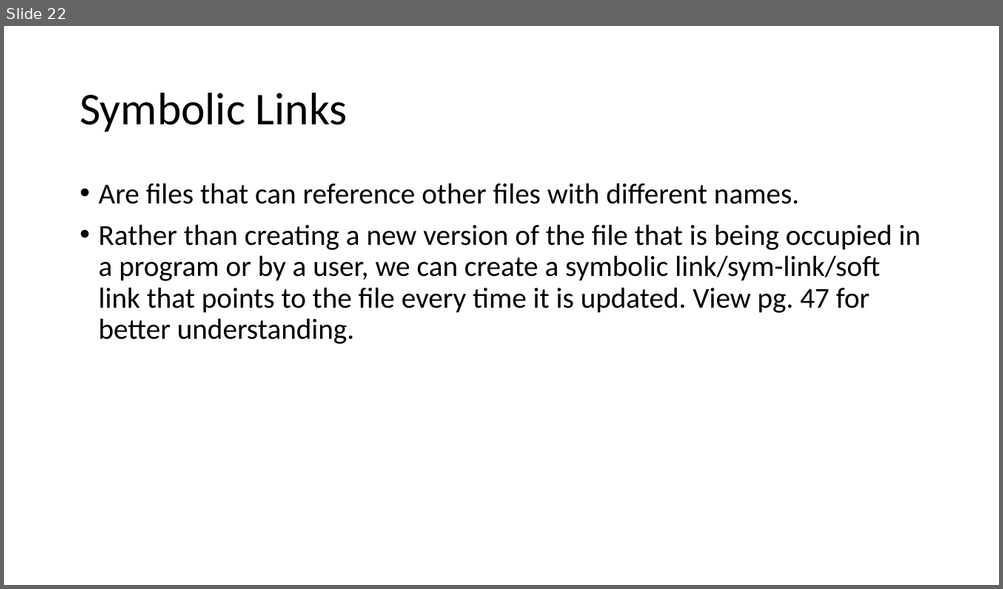
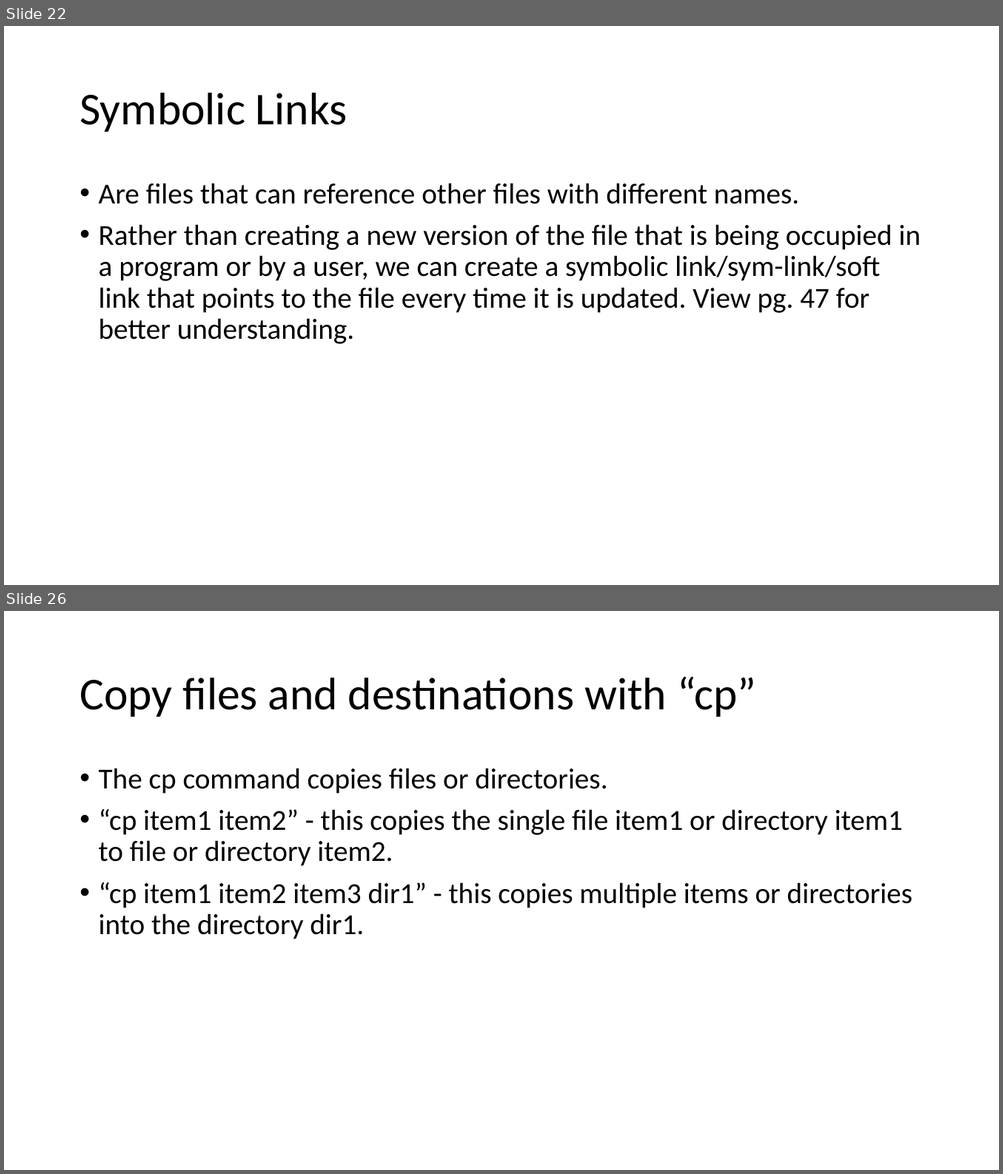
Before and after one commit to znorcross211/CSI402-Notes, a slide deck: Notes/shell-notes.pptx. Shown one above the other, each under a label of ours: slide 22 before the commit, slides 22 and 26 after it; the slides between them are not shown. The pictures are 1003x589 and 1003x1174 pixels, drawn with LibreOffice and Linux fonts; fonts in the diff are those of the drawing. Boxes give left, top, right and bottom in pixels: in the first picture for what was removed or moved away, otherwise in the second. Text is boxed around its words. In the diff, an @@ line names an element or a change of style, - is before the commit and + after.

```diff
--- a/Notes/shell-notes.pptx
+++ b/Notes/shell-notes.pptx
@@ slide 26 added at <box>4,611,999,1170</box>, background #FFFFFF @@
@@ title added at <box>79,676,756,717</box>, 44 pt, text #000000 @@
+Copy files and destinations with “cp”
@@ text added at <box>99,768,912,940</box>, 28 pt, text #000000 @@
+• The cp command copies files or directories.
+• “cp item1 item2” - this copies the single file item1 or directory item1 to file or directory item2.
+• “cp item1 item2 item3 dir1” - this copies multiple items or directories into the directory dir1.
```
Also in this commit, not shown: 1 slide changed, 2 other slides added.
